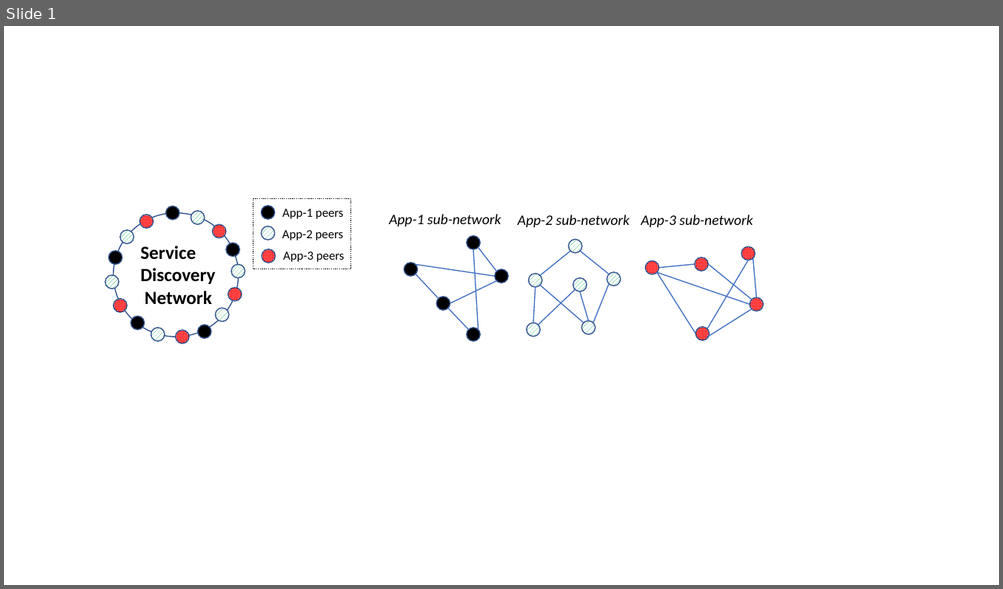
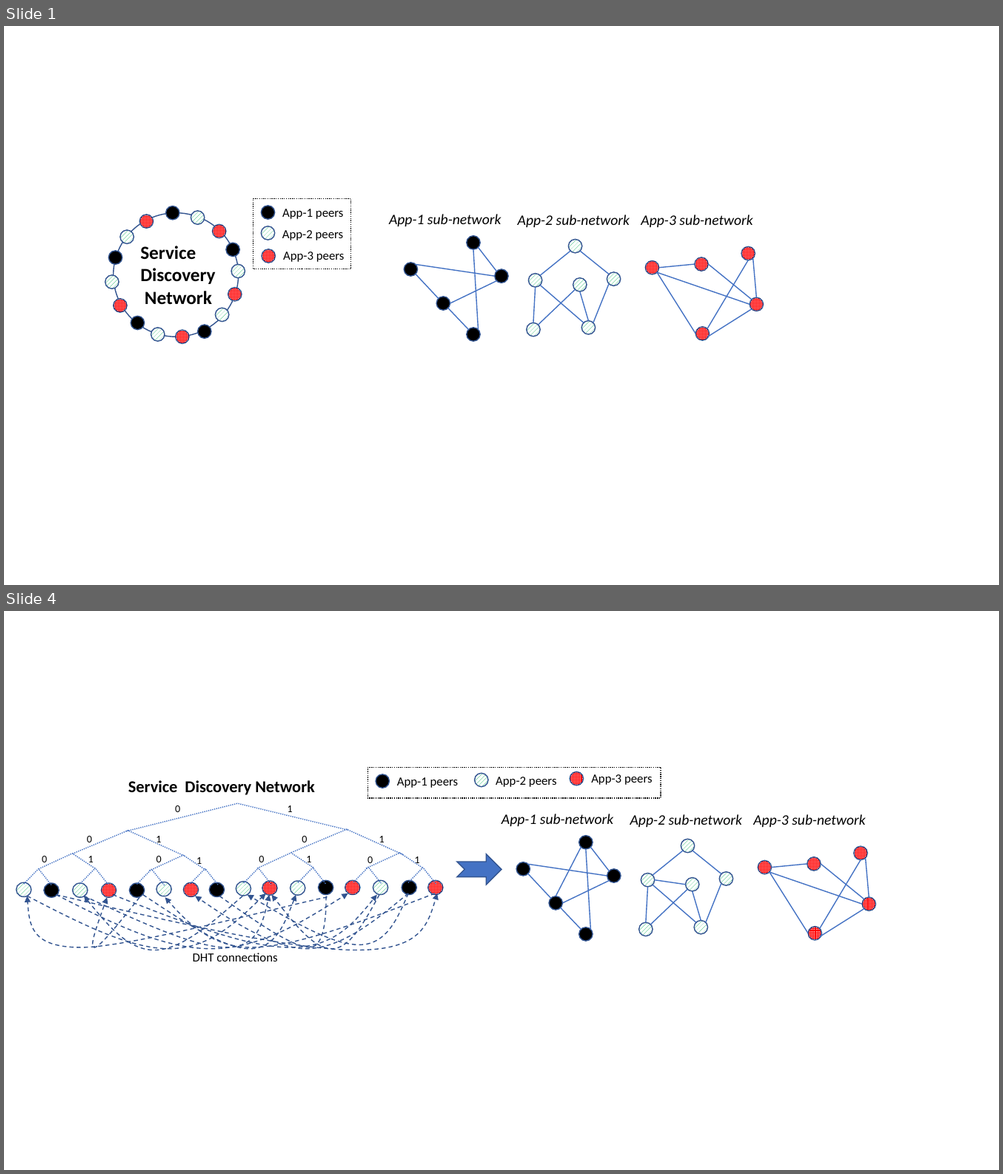
Before and after one commit to sambacha/service-discovery-paper, a slide deck: img/subnetwork-source.pptx. Shown one above the other, each under a label of ours: slide 1 before the commit, slides 1 and 4 after it; the slides between them are not shown. The pictures are 1003x589 and 1003x1174 pixels, drawn with LibreOffice and Linux fonts; fonts in the diff are those of the drawing. Boxes give left, top, right and bottom in pixels: in the first picture for what was removed or moved away, otherwise in the second. Text is boxed around its words. In the diff, an @@ line names an element or a change of style, - is before the commit and + after.

```diff
--- a/img/subnetwork-source.pptx
+++ b/img/subnetwork-source.pptx
@@ slide 4 added at box(4, 611, 999, 1170), background #FFFFFF @@
@@ text added at box(128, 780, 315, 795), 16 pt, text #000000, bold @@
+Service Discovery Network
@@ group added at box(368, 768, 661, 798): 3 ellipses, 3 texts, 1 rectangle @@
+App-1 peers
+App-2 peers
+App-3 peers
@@ group added at box(501, 814, 876, 941): 20 lines, 16 ellipses, 3 texts @@
+App-1 sub-network
+App-2 sub-network
+App-3 sub-network
@@ notched right arrow added at box(457, 854, 502, 885), fill #4472C4, outline #325491 1 pt @@
@@ line added from (555, 897) to (580, 848), #4472C4 1 pt @@
@@ group added at box(16, 803, 443, 897): 30 lines, 16 ellipses, 14 texts @@
+0
+1
+0
+1
+0
+1
+0
+1
+0
+1
+0
+1
+0
+1
@@ group added at box(27, 894, 438, 951): 13 freeform shapes @@
@@ line added from (686, 885) to (654, 880), #4472C4 1 pt @@
@@ text added at box(193, 953, 277, 962), 12 pt, text #000000 @@
+DHT connections
```
Also in this commit, not shown: 1 slide changed, 1 other slide added, 1 other file.
